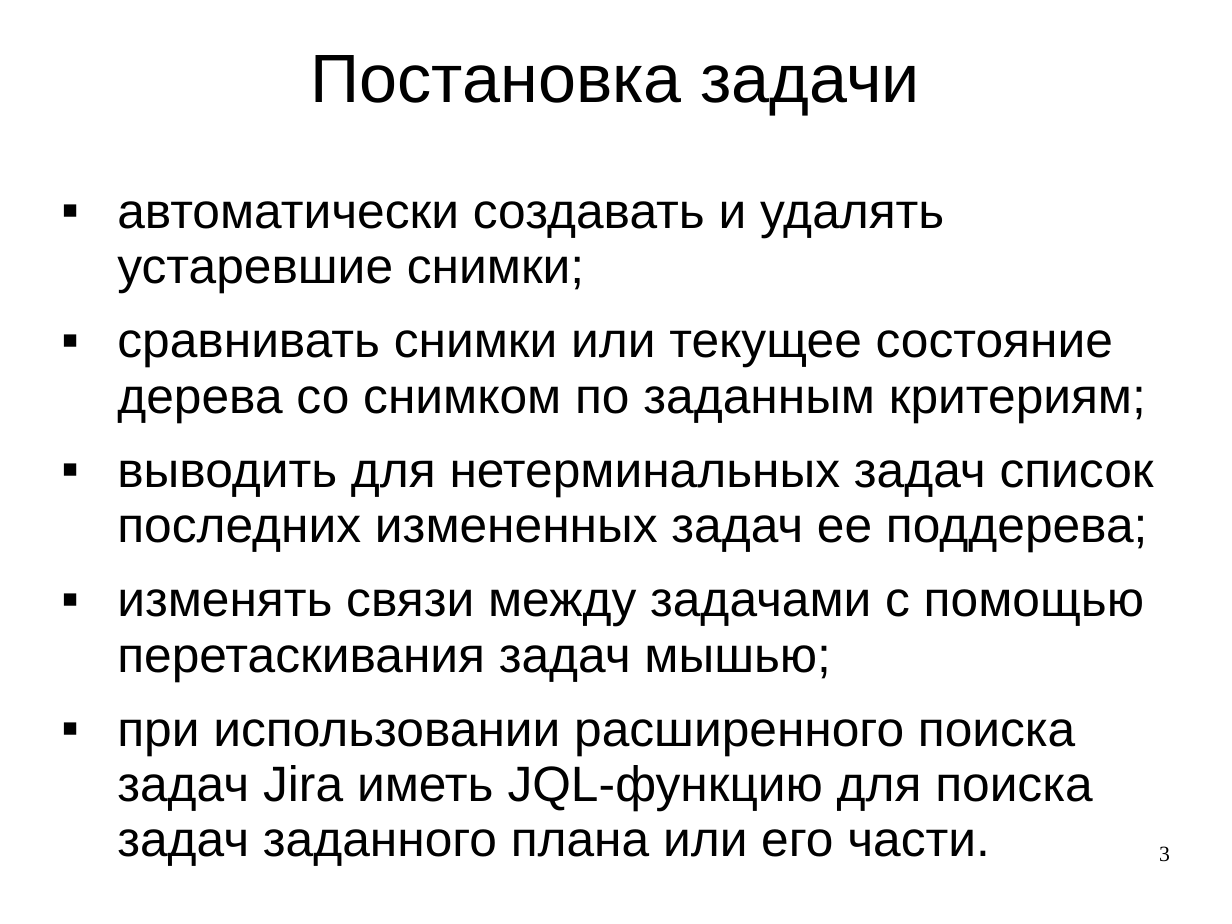
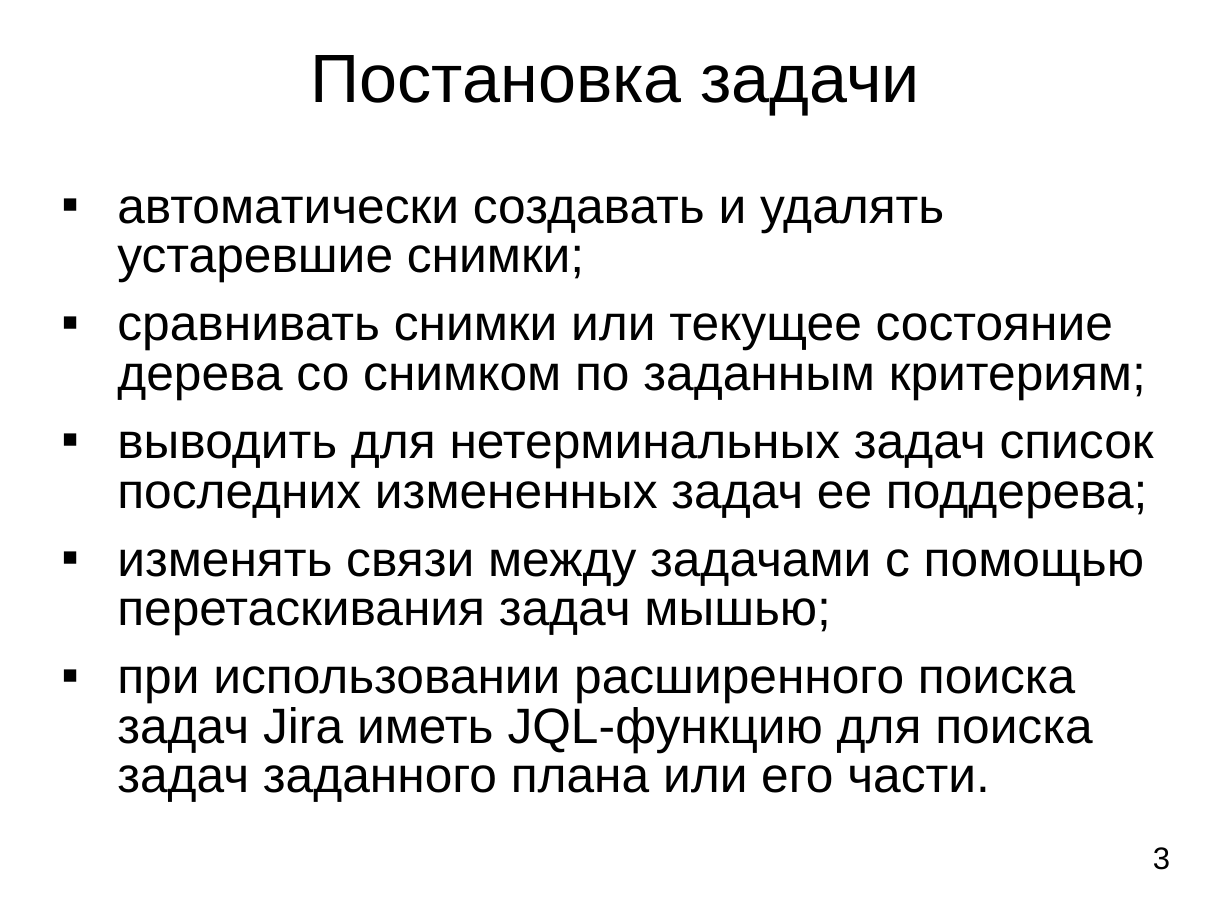
Before and after one commit to LilyTs/Diplom, a slide deck: slide 3 of Цаплина_(Дипломная).ppt. Drawn at 1232x924 pixels with LibreOffice and Linux fonts; fonts in the diff are those of the drawing. Boxes give left, top, right and bottom in pixels: in the first picture for what was removed or moved away, otherwise in the second. Text is boxed around its words. In the diff, an @@ line names an element or a change of style, - is before the commit and + after.

```diff
--- a/Цаплина_(Дипломная).ppt
+++ b/Цаплина_(Дипломная).ppt
@@ text "автоматически создавать и удалять устаревшие ..." at (117,196,1154,802): line spacing 0.93 to 0.83 @@
@@ page number at (1153,847,1170,870): size 14 to 20 pt, font Times New Roman to Arial @@
```
Also in this commit, not shown: 22 other slides changed, 1 slide added, 6 other files.
